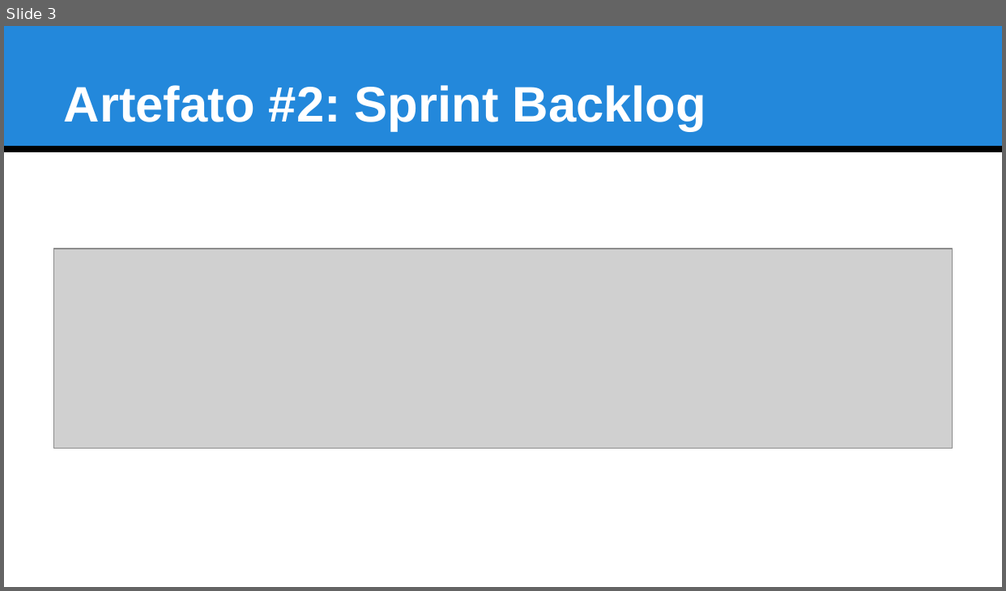
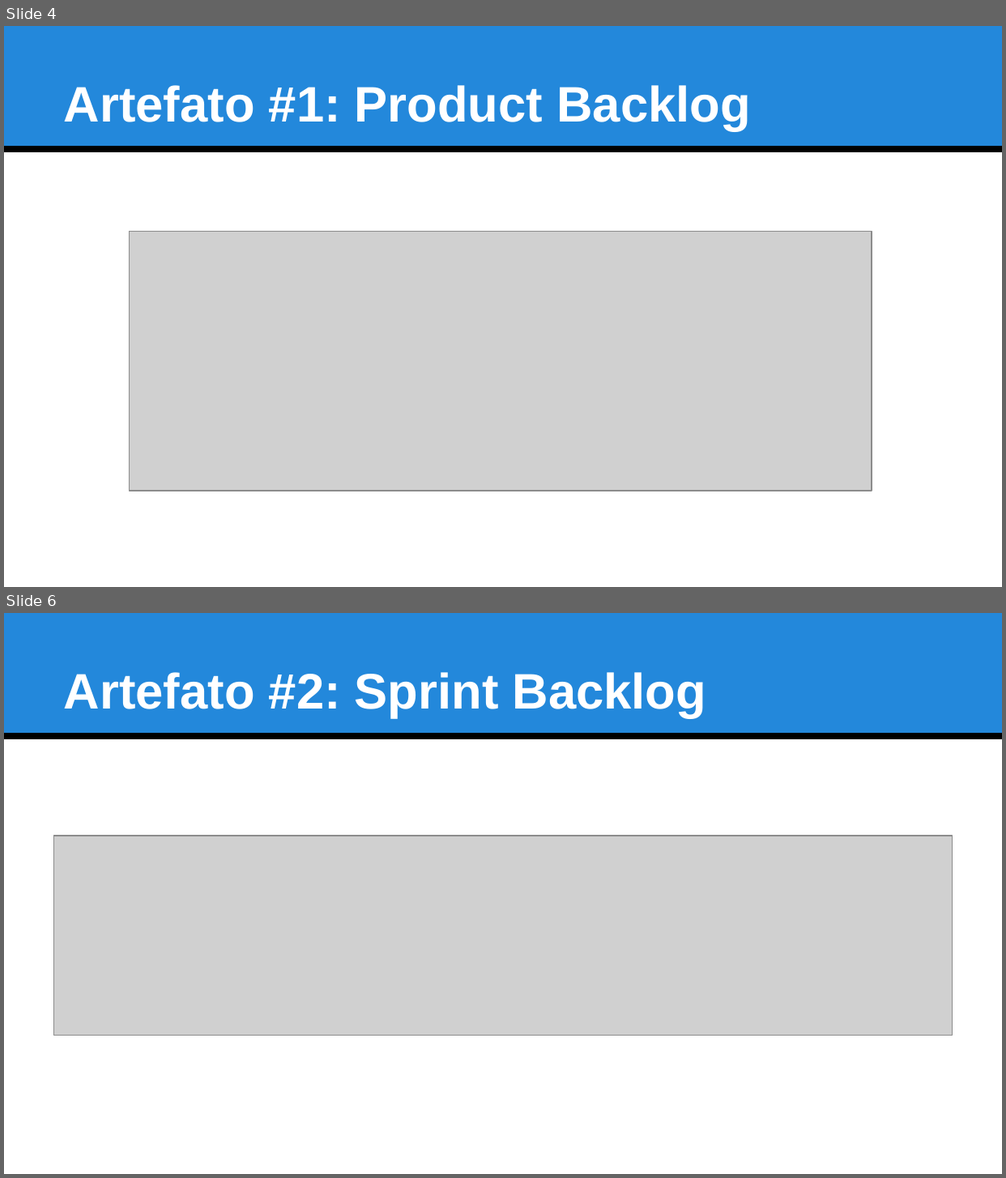
Before and after one commit to ufrpe-uast/adocao, a slide deck: Sprint-7/Artefatos_Sprint7.pptx. Shown one above the other, each under a label of ours: slide 3 before the commit, slides 4 and 6 after it; the slides between them are not shown. The pictures are 1006x591 and 1006x1178 pixels, drawn with LibreOffice and Linux fonts; fonts in the diff are those of the drawing; grey boxes stand for pictures. Boxes give left, top, right and bottom in pixels: in the first picture for what was removed or moved away, otherwise in the second. Text is boxed around its words. In the diff, an @@ line names an element or a change of style, - is before the commit and + after.

```diff
--- a/Sprint-7/Artefatos_Sprint7.pptx
+++ b/Sprint-7/Artefatos_Sprint7.pptx
@@ slide 4 added at box(4, 26, 1002, 587), background #FFFFFF; not listed: 2 template elements that a slide beside it also shows @@
@@ text added at box(64, 85, 750, 131), 36 pt, text #FFFFFF, bold @@
+Artefato #1: Product Backlog
@@ picture added at box(130, 232, 872, 491) @@
@@ what was slide 3 is now slide 6 @@
```
Also in this commit, not shown: 4 slides changed, 2 other slides added, 1 slide removed, 51 other files.
